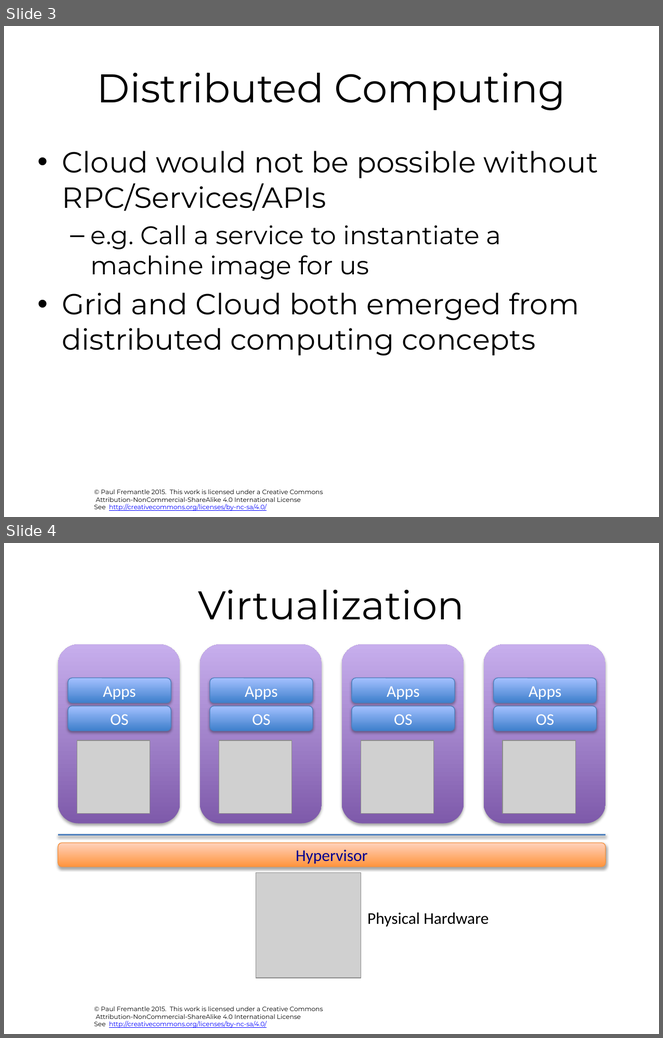
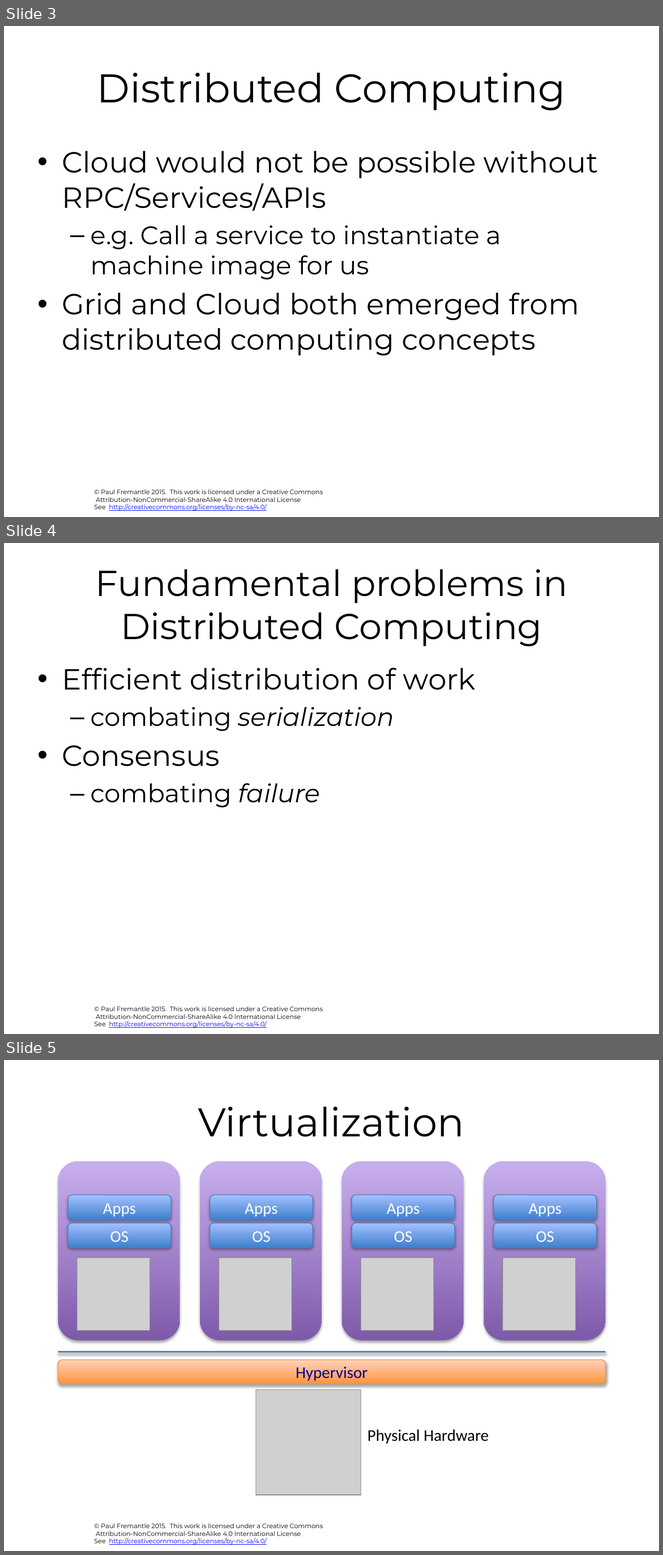
Before and after one commit to pzfreo/ox-clo, a slide deck: pres-source/03-cloud-computing-background.pptx. Shown one above the other, each under a label of ours: slides 3 and 4 before the commit, slides 3, 4 and 5 after it. The pictures are 663x1038 and 663x1555 pixels, drawn with LibreOffice and Linux fonts; fonts in the diff are those of the drawing; grey boxes stand for pictures; background and template pictures are left out. Boxes give left, top, right and bottom in pixels: in the first picture for what was removed or moved away, otherwise in the second. Text is boxed around its words. In the diff, an @@ line names an element or a change of style, - is before the commit and + after.

```diff
--- a/pres-source/03-cloud-computing-background.pptx
+++ b/pres-source/03-cloud-computing-background.pptx
@@ slide 4 added at box(4, 543, 659, 1034), background #FFFFFF; not listed: 1 template element that a slide beside it also shows @@
@@ title added at box(96, 569, 568, 646), 39.6 pt, text #000000 @@
+Fundamental problems in Distributed Computing
@@ text added at box(62, 668, 476, 808), 28 pt, text #000000 @@
+• Efficient distribution of work
+  – combating serialization
+• Consensus
+  – combating failure
@@ what was slide 4 is now slide 5 @@
```
Also in this commit, not shown: 2 slides changed, 4 other slides added, 4 other files.
